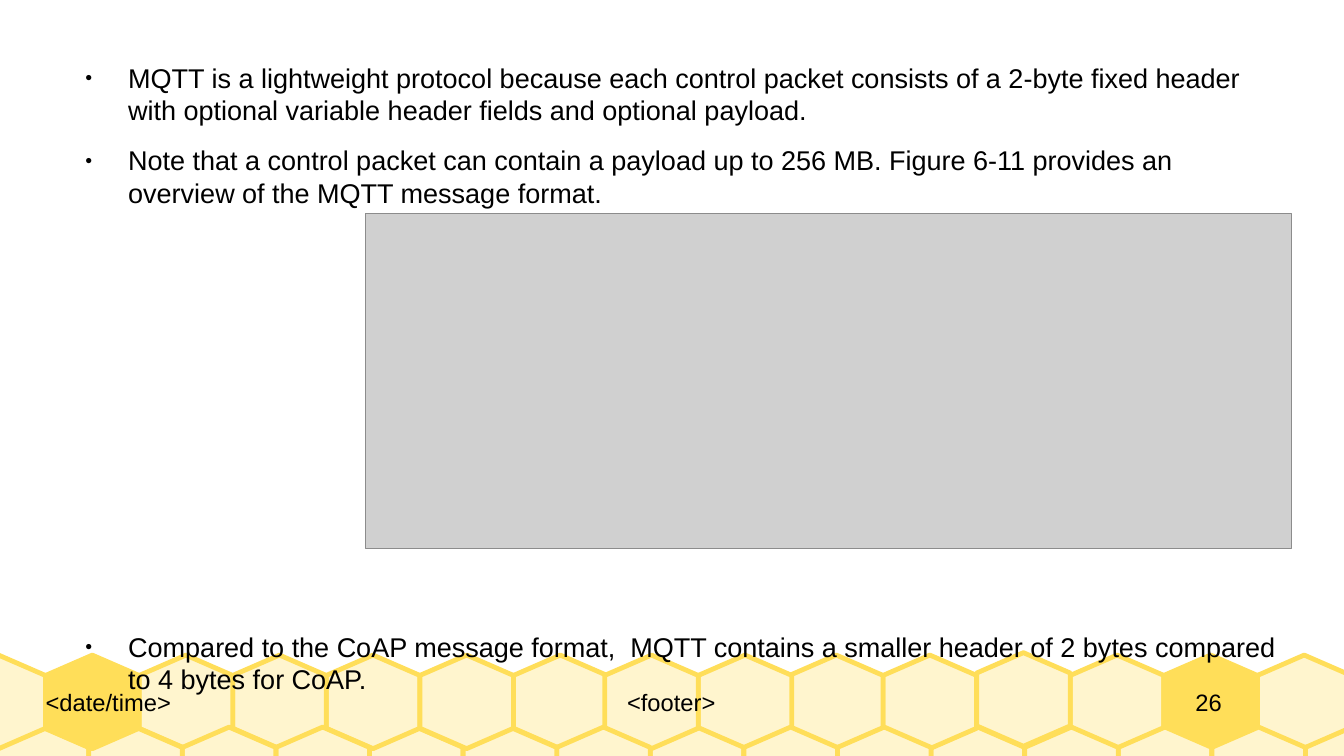
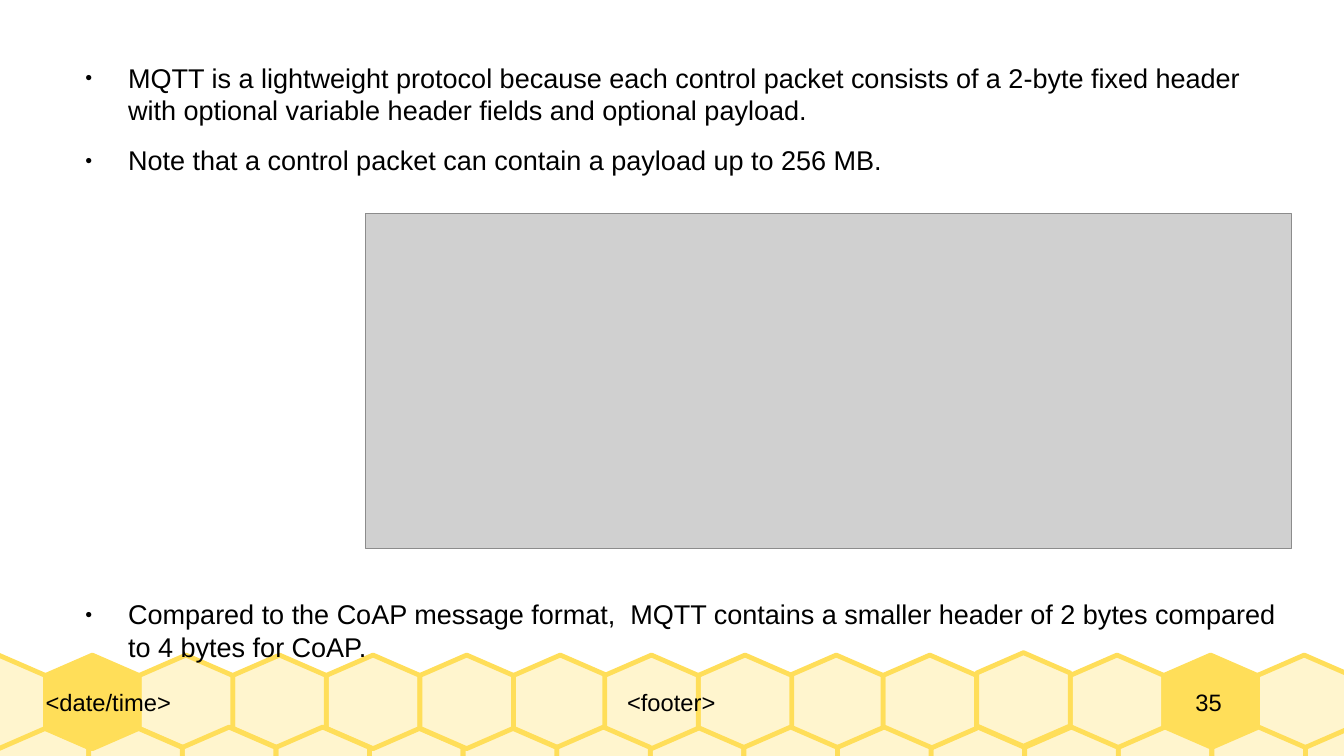
Before and after one commit to Dihfahsih1/Masters-Software-Engineering, a slide deck: slide 35 of yr-sem1/IoT/chapter-6-slides.odp (slide 26 before the commit). Drawn at 1344x756 pixels with LibreOffice and Linux fonts; fonts in the diff are those of the drawing; grey boxes stand for pictures. Boxes give left, top, right and bottom in pixels: in the first picture for what was removed or moved away, otherwise in the second. Text is boxed around its words. In the diff, an @@ line names an element or a change of style, - is before the commit and + after.

```diff
--- a/yr-sem1/IoT/chapter-6-slides.odp
+++ b/yr-sem1/IoT/chapter-6-slides.odp
@@ text at <box>128,150,882,175</box>: text changed @@
-● Note that a control packet can contain a payload up to 256 MB. Figure 6-11 provides an overview of the MQTT message format.
+● Note that a control packet can contain a payload up to 256 MB.
@@ page number at <box>1195,694,1221,712</box>: text changed @@
-26
+35
```
Also in this commit, not shown: 10 other slides changed, 15 slides added, 5 slides removed, 6 other files.
